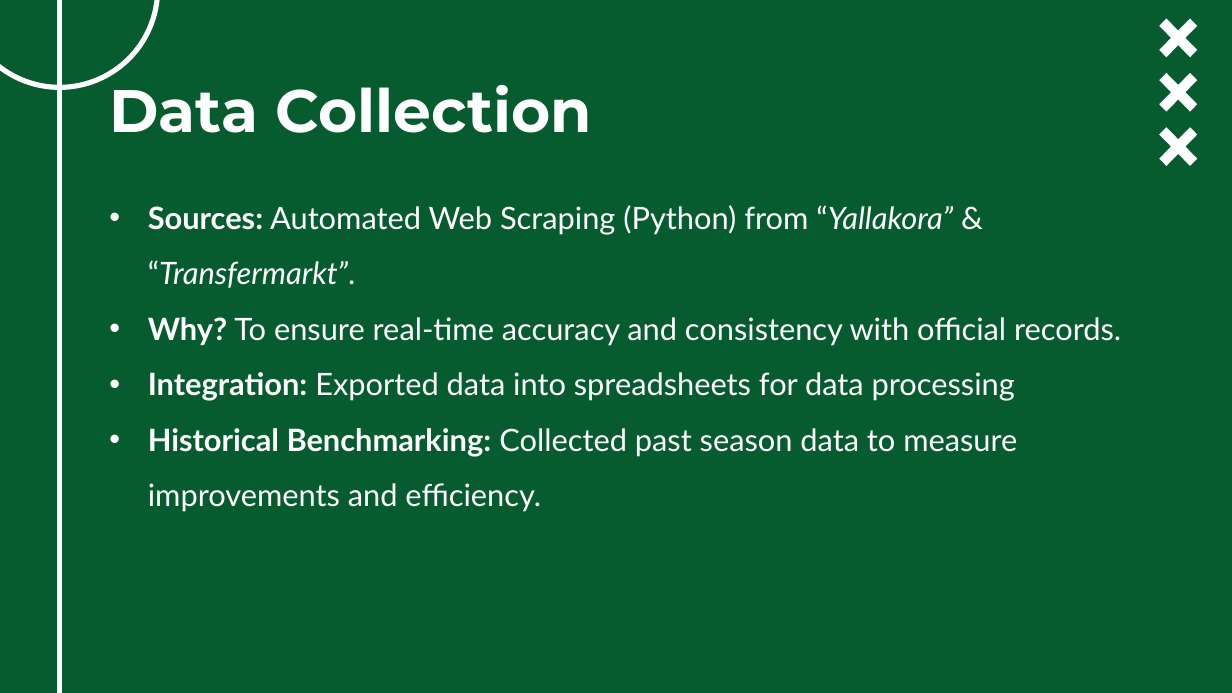
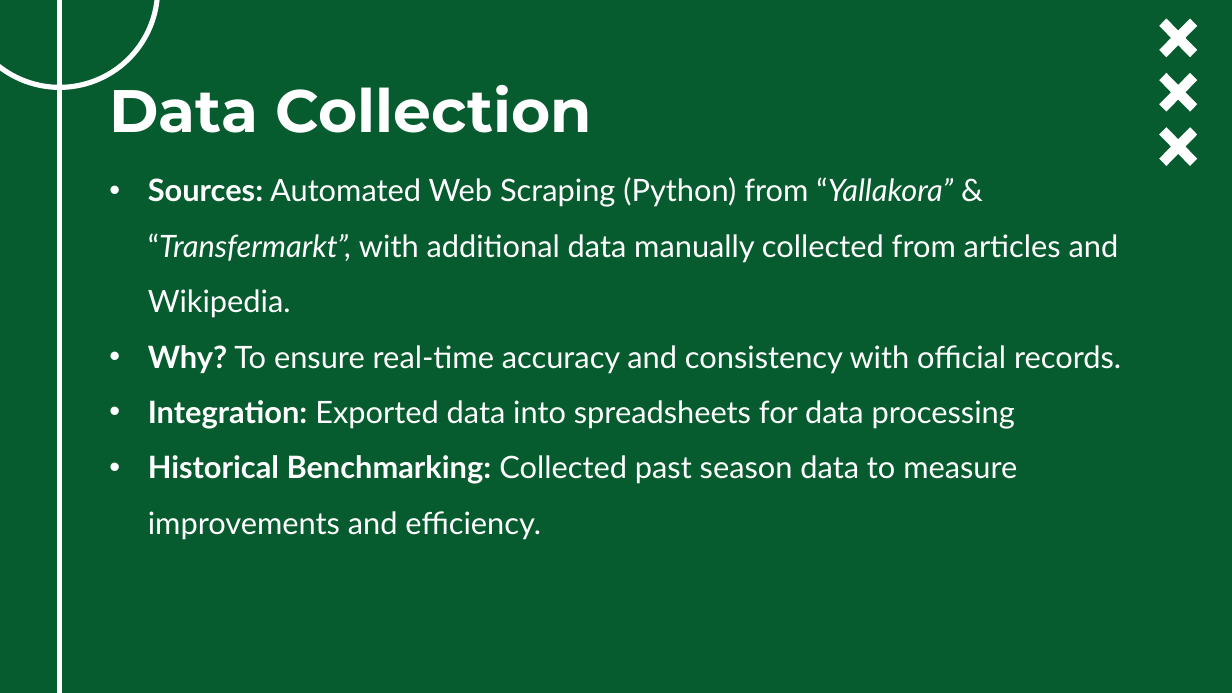
Before and after one commit to ghassanelgendy/egyptian-premier-league-schedule-optimizer, a slide deck: slide 14 of Documentations/presentation V1.pptx (slide 12 before the commit). Drawn at 1232x693 pixels with LibreOffice and Linux fonts; fonts in the diff are those of the drawing; background and template pictures are left out. Boxes give left, top, right and bottom in pixels: in the first picture for what was removed or moved away, otherwise in the second. Text is boxed around its words. In the diff, an @@ line names an element or a change of style, - is before the commit and + after.

```diff
--- a/Documentations/presentation V1.pptx
+++ b/Documentations/presentation V1.pptx
@@ subtitle "Sources: Automated Web Scraping (Python) ...": place and size @@
-subtitle "Sources: Automated Web Scraping (Python) ..." at (148, 205, 1121, 512)
+subtitle "Sources: Automated Web Scraping (Python) ..." at (148, 177, 1121, 540)
@@ subtitle at (148, 177, 1119, 318): text changed @@
-• Sources: Automated Web Scraping (Python) from “Yallakora” & “Transfermarkt”.
+• Sources: Automated Web Scraping (Python) from “Yallakora” & “Transfermarkt”, with additional data manually collected from articles and Wikipedia.
```
Also in this commit, not shown: 6 other slides changed, 3 slides added, 4 other files.
